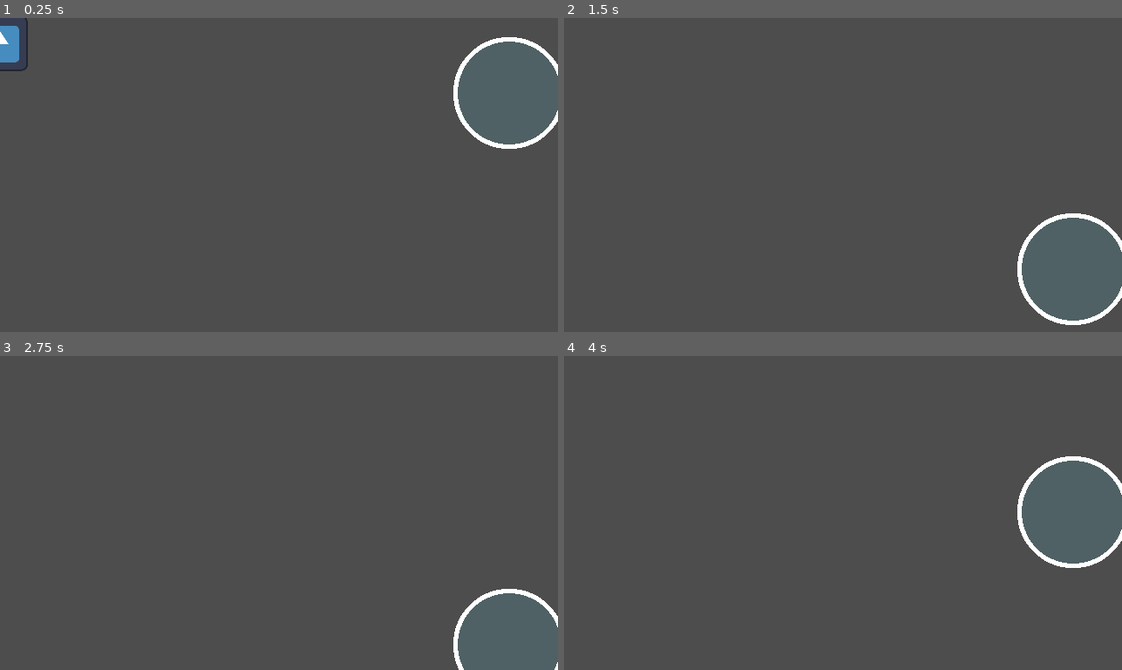
Above: before the commit, frames 1-4 (two rows, left to right).
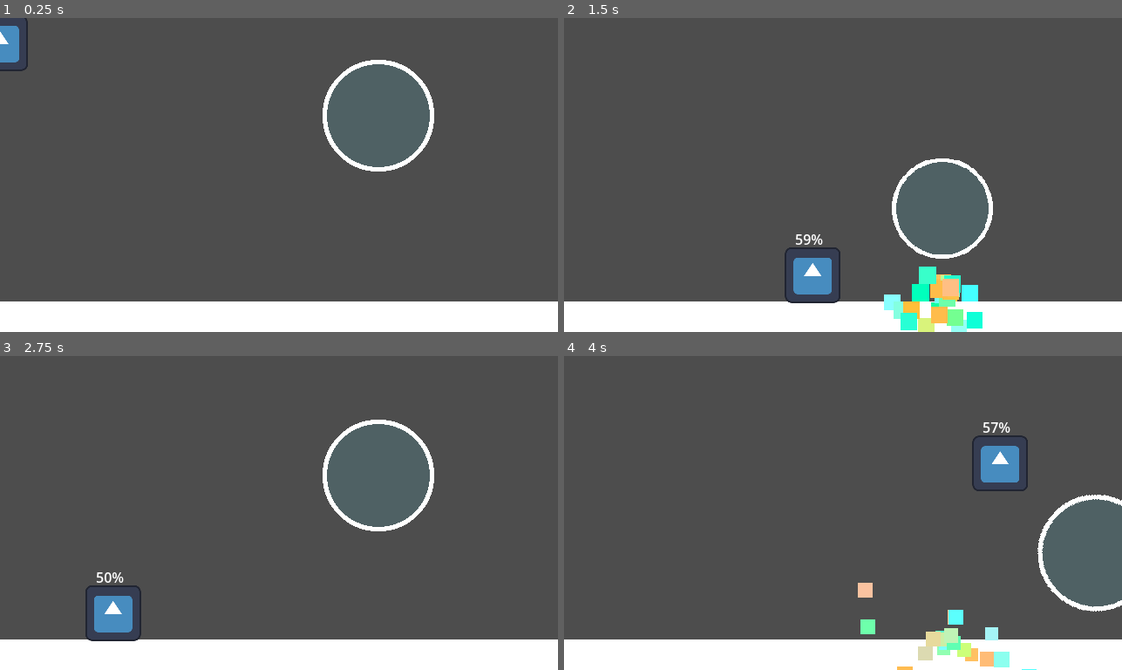
Above: after the commit, the same moments.

Repository: ron0studios/Global-Game-Jam-2025
Game: Godot game, scene res://objects/sandbox.tscn
The game is run twice, just before and just after one commit, with the same random seed, the same clock (stepped at 60 frames per second) and the same inputs. The engine's default icon, where the game draws it, is replaced by a stand-in: a white triangle on a blue panel in a dark square.
Inputs (mouse positions are in pixels of both pictures, inside the frame that each line leads up to):
- Up to frame 1 (0.25 s): no input
- Up to frame 2 (1.5 s): move the mouse to (965, 159) at 0.52 s; hold Space (blow) 0.53-1.28 s; hold Right (ui_right) from 0.53 s (still down); tap W (jump) at 0.77 s; move the mouse to (731, 190) at 1.27 s; tap Space (blow) at 1.35 s
- Up to frame 3 (2.75 s): tap W (jump) at 1.52 s; move the mouse to (334, 443) at 2.02 s; release Right (ui_right) at 2.03 s; hold Left (ui_left) from 2.03 s (still down); hold Space (blow) from 2.03 s (still down)
- Up to frame 4 (4 s): move the mouse to (815, 575) at 2.77 s; release Left (ui_left) at 2.78 s; release Space (blow) at 2.78 s; hold Right (ui_right) from 2.78 s (still down); tap Space (blow) at 2.85 s; tap W (jump) at 3.02, 3.77 s; move the mouse to (1010, 560) at 3.52 s; hold Space (blow) from 3.53 s (still down)

The runs differ from the first frame. In frame 1, 11% of the frame differs, in the area x 0-100%, y 6-100%; in frame 2, 13%; in frame 3, 12%; in frame 4, 13%, in the area x 0-100%, y 21-100%.

Commit message:
ground moved back up
you can see things now

Diff:
--- a/objects/sandbox.tscn
+++ b/objects/sandbox.tscn
@@ -9,6 +9,7 @@
 [node name="sandbox" type="Node2D"]
 
 [node name="box" type="Node2D" parent="."]
+position = Vector2(-169, -251)
 
 [node name="ColorRect" type="ColorRect" parent="box"]
 offset_top = 576.0
@@ -22,6 +23,6 @@
 shape = SubResource("RectangleShape2D_f2nrx")
 
 [node name="bubble" parent="." instance=ExtResource("1_0m1l4")]
-position = Vector2(584, 80)
+position = Vector2(434, 106)
 
 [node name="Player" parent="." instance=ExtResource("2_164q8")]
